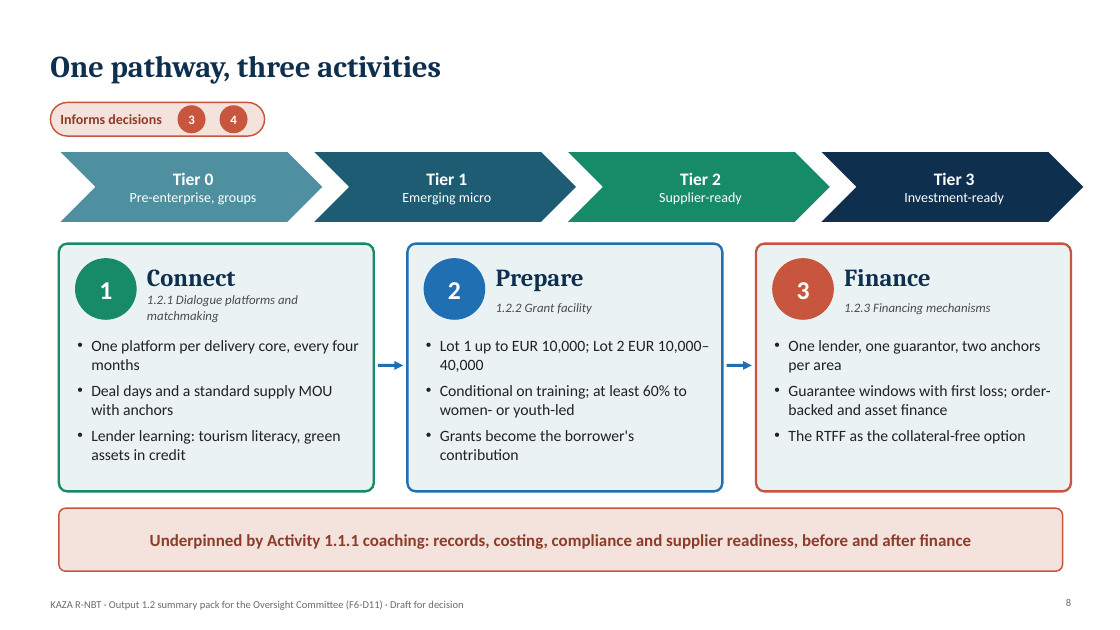
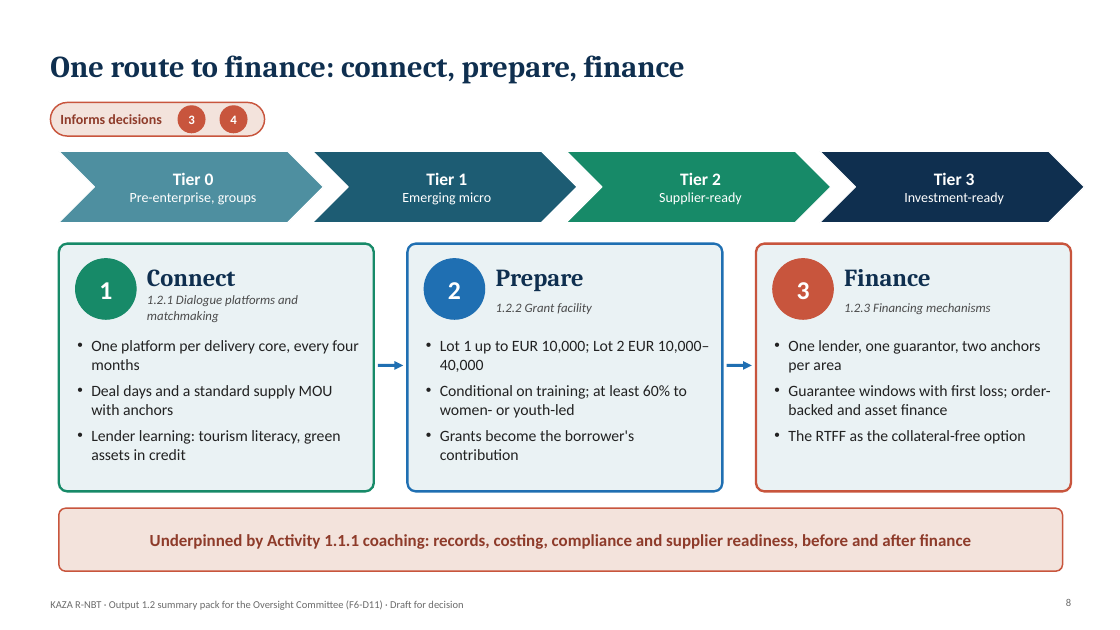
Before and after one commit to modestanz/GIZ-Works, a slide deck: slide 8 of deliverables/F6-D11_Output_1.2_Summary_Pack_Oversight_Committee.pptx. Drawn at 1120x630 pixels with LibreOffice and Linux fonts; fonts in the diff are those of the drawing; background and template pictures are left out. Boxes give left, top, right and bottom in pixels: in the first picture for what was removed or moved away, otherwise in the second. Text is boxed around its words. In the diff, an @@ line names an element or a change of style, - is before the commit and + after.

```diff
--- a/deliverables/F6-D11_Output_1.2_Summary_Pack_Oversight_Committee.pptx
+++ b/deliverables/F6-D11_Output_1.2_Summary_Pack_Oversight_Committee.pptx
@@ title at bbox=[50, 55, 685, 83]: text changed @@
-One pathway, three activities
+One route to finance: connect, prepare, finance
```
Also in this commit, not shown: 5 other files.
